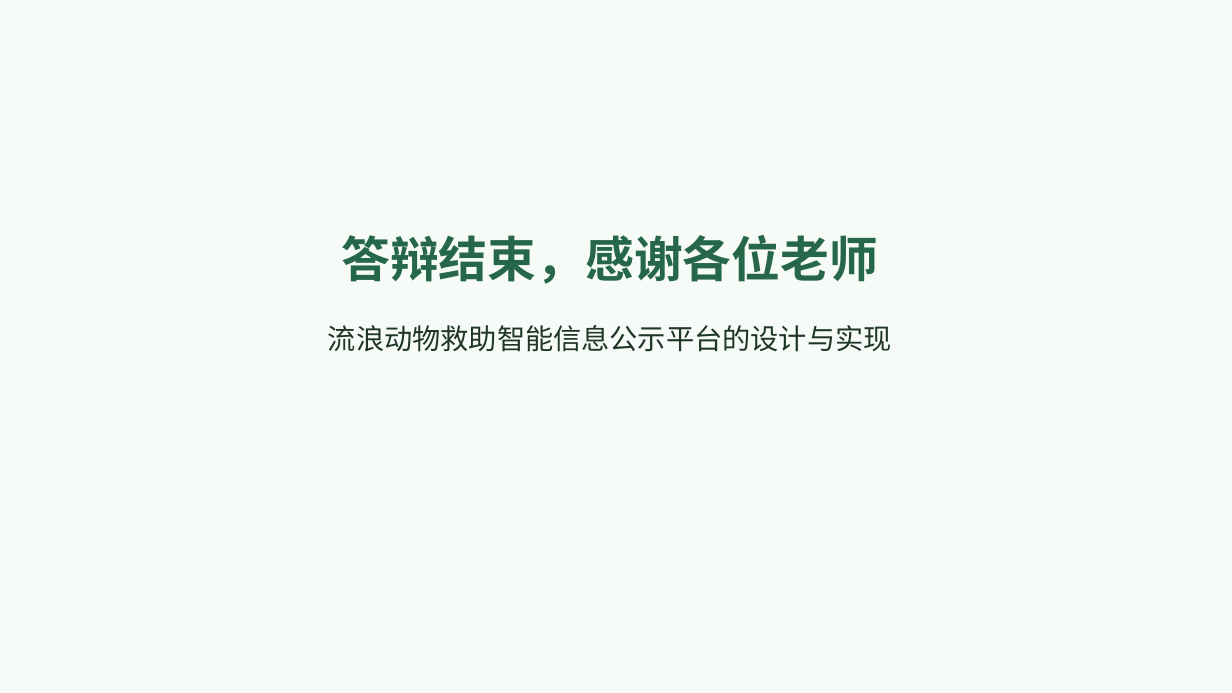
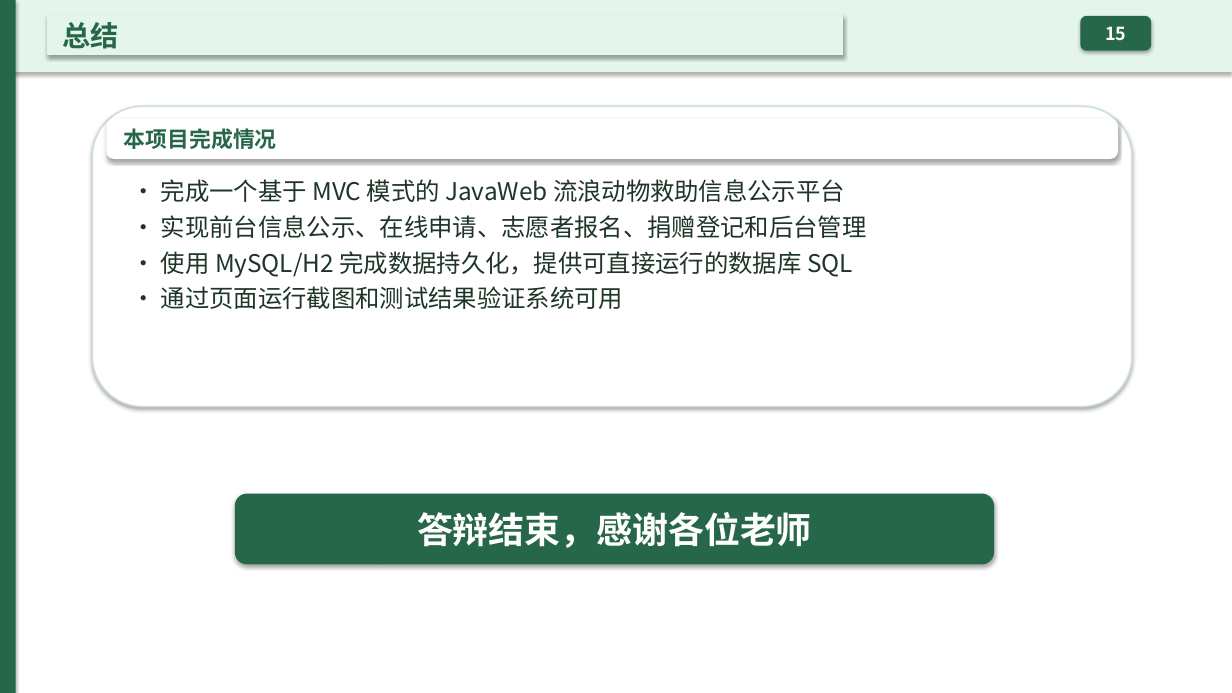
Before and after one commit to OldGuestInBreeze/shixun, a slide deck: slide 16 of stray-animal-rescue-defense.pptx. Drawn at 1232x693 pixels with LibreOffice and Linux fonts; fonts in the diff are those of the drawing. Boxes give left, top, right and bottom in pixels: in the first picture for what was removed or moved away, otherwise in the second. Text is boxed around its words. In the diff, an @@ line names an element or a change of style, - is before the commit and + after.

```diff
--- a/stray-animal-rescue-defense.pptx
+++ b/stray-animal-rescue-defense.pptx
@@ background #F6FBF8 to #FFFFFF @@
@@ rectangle added at (0, 0, 1232, 72), fill #E4F6EC @@
@@ rectangle added at (0, 0, 16, 693), fill #276749 @@
@@ rectangle added at (48, 16, 843, 55), fill #E4F6EC, outline #E4F6EC 1.25 pt, 22 pt, text #276749, bold @@
+总结
@@ rounded rectangle added at (1081, 17, 1151, 50), fill #276749, outline #276749 1.25 pt, 14 pt, text #FFFFFF, bold @@
+15
@@ rounded rectangle added at (92, 106, 1132, 407), fill #FFFFFF, outline #CDE2D5 1.25 pt @@
@@ rounded rectangle added at (107, 119, 1117, 158), fill #FFFFFF, outline #FFFFFF 1.25 pt, 17 pt, text #276749, bold @@
+本项目完成情况
@@ text added at (161, 179, 867, 309), 19 pt, text #1F3528 @@
+• 完成一个基于 MVC 模式的 JavaWeb 流浪动物救助信息公示平台
+• 实现前台信息公示、在线申请、志愿者报名、捐赠登记和后台管理
+• 使用 MySQL/H2 完成数据持久化，提供可直接运行的数据库 SQL
+• 通过页面运行截图和测试结果验证系统可用
@@ text removed at (328, 325, 892, 352) @@
-流浪动物救助智能信息公示平台的设计与实现
@@ rounded rectangle "答辩结束，感谢各位老师": place and size @@
-rounded rectangle "答辩结束，感谢各位老师" at (341, 235, 878, 284)
+rounded rectangle "答辩结束，感谢各位老师" at (236, 494, 994, 564)
@@ rounded rectangle "答辩结束，感谢各位老师" at (236, 494, 994, 564): size 38 to 28 pt, text colour #276749 to #FFFFFF; vertical alignment top to middle; fill none to #276749; outline none to #276749 1.25 pt; shadow on @@
```
Also in this commit, not shown: 15 other slides changed, 1 other file.
